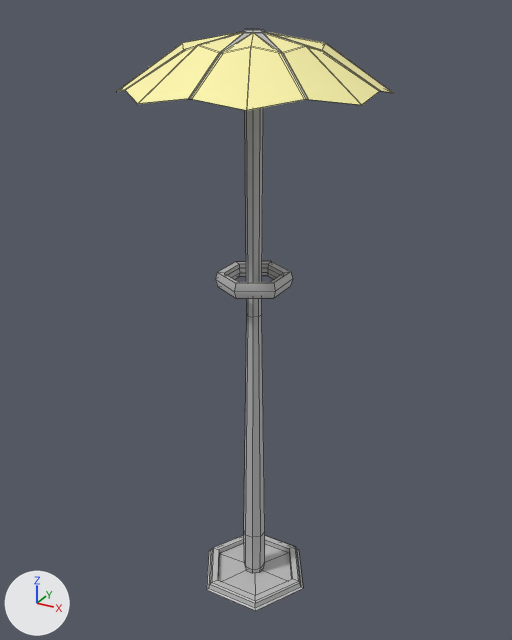
One commit to the FBX model ABM_UnityProject/Assets/Visuals/Models/Museum_Tree_02_a_Art.fbx: the scene before it, then after it.
Rendered twice from a 50 mm lens placed at (6.5, -11.75, 12.51), pointed at (-0.06, 0.19, 6.54). Every picture has the same lights, and +X, +Y and +Z are marked at lower left. Mesh edges are drawn as thin lines. Where no turn or scale is listed for an object, it has been applied to the vertices. Vertices at the same position are counted once.

Before the edit, the objects in view are built like this:
```python
me_mesh = bpy.data.meshes.new('Mesh')
me_mesh.from_pydata(...)  # 317 vertices, 317 faces; spans x -2.38..2.38, y -2.38..2.38, z 0.0..12.17
# faces by material slot: [108, 209]
me_mesh.materials.append(mat_phong3)  # beige #fff7ac
me_mesh.materials.append(mat_phong1)  # grey #bcbcbc
ob_museum_tree_02_a = bpy.data.objects.new('Museum_Tree_02_a', me_mesh)
ob_museum_tree_02_a.location = (0.0, 0.0, 0.0)
```
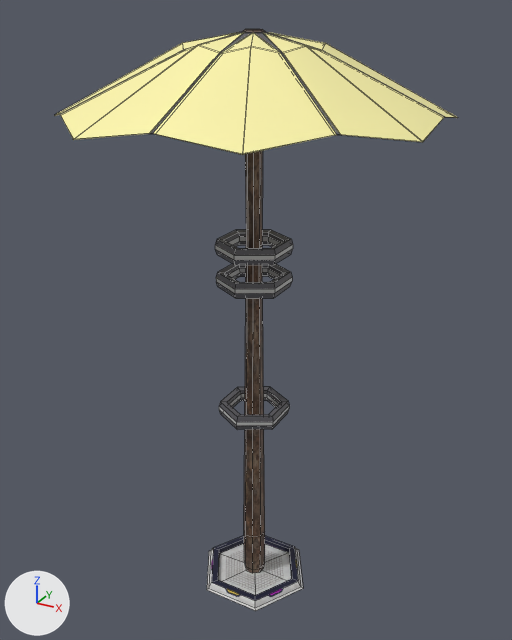
Boxes [x1, y1, x2, y2] around the edits, measured in the pictures (512 x 640 px; the box of a moved part takes in the faces that stretch with it):
'Museum_Tree_02_a', reshaped (46% wider): before [117, 29, 393, 611]; after [54, 29, 458, 611]
part 1 of me_mesh, added: after [215, 230, 293, 265]
part 2 of me_mesh, added: after [219, 387, 289, 430]
part 3 of me_mesh, moved or reshaped: before [117, 43, 393, 111]; after [54, 43, 458, 155]
part 4 of me_mesh, moved or reshaped: before [215, 108, 293, 537]; after [216, 151, 292, 537]
part 5 of me_mesh, cut back: before [209, 535, 301, 608]; after [209, 548, 301, 608]
part 6 of me_mesh, surface changed: [183, 32, 325, 278] in both
part 7 of me_mesh, recoloured: [184, 29, 321, 573] in both
part 8 of me_mesh, recoloured: [207, 536, 303, 609] in both

Edits to the bpy script that builds the scene:
```text
Add img_tileset_metal_02_albedo_tif:
    img_tileset_metal_02_albedo_tif = load_image('Tileset_Metal_02_Albedo.tif', '../Materials/Textures/Tileset_Metal_02_Albedo.tif', 512, 512, 'sRGB')
Add img_tileset_metal_03_albedo_tif:
    img_tileset_metal_03_albedo_tif = load_image('Tileset_Metal_03_Albedo.tif', '../Materials/Textures/Tileset_Metal_03_Albedo.tif', 512, 512, 'sRGB')
Add mat_phong4:
    mat_phong4 = principled_material('phong4')
    mat_phong4.texture = img_tileset_metal_02_albedo_tif
    mat_phong4.roughness = 0.553
Add mat_phong5:
    mat_phong5 = principled_material('phong5')
    mat_phong5.texture = img_tileset_metal_03_albedo_tif
    mat_phong5.roughness = 0.553
Change me_mesh:
    used by ob_museum_tree_02_a; location = (0.0, 0.0, 0.0)
    remove me_mesh.from_pydata(...)  # 317 vertices, 317 faces; spans x -2.38..2.38, y -2.38..2.38, z 0.0..12.17
    add me_mesh.from_pydata(...)  # 422 vertices, 417 faces; spans x -3.51..3.51, y -3.51..3.51, z 0.0..12.17
    me_mesh part 1: a new loose piece of 48 vertices spanning x -0.66..0.66, y -0.77..0.77, z 8.05..8.36
    me_mesh part 2: a new loose piece of 48 vertices spanning x -0.66..0.66, y -0.77..0.77, z 4.39..4.7
    me_mesh part 3
    6 vertices are removed from x -2.38..-1.77, y -0.15..1.52, z 11.11..11.25
    18 faces are deleted
    70 vertices move from x -2.33..2.38, y -2.38..2.38, z 11.11..11.25 to x -3.44..3.51, y -3.51..3.51, z 10.69..10.89
    15 vertices are added at x -3.51..-0.2, y -0.22..2.24, z 10.69..12.14
    8 new faces join them, mat_phong5 (picture img_tileset_metal_03_albedo_tif)
    14 new faces join them, mat_phong3 (beige #fff7ac)
    me_mesh part 4
    6 vertices are removed from x -0.68..0.68, y -0.78..0.78, z 7.52
    12 faces are deleted
    8 vertices move from x -0.14..0.14, y -0.14..0.14, z 6.75 to x -0.15..0.15, y -0.15..0.15, z 8.2
    6 vertices are added at (0.0, 0.77, 7.48), (-0.66, 0.38, 7.48), (-0.66, -0.38, 7.48), (0.0, -0.77, 7.48), (0.66, -0.38, 7.48), (0.66, 0.38, 7.48)
    6 new vertices lie (0.0, 0.0, 0.09) away from vertices in x -0.66..0.66, y -0.77..0.77, z 7.48
    6 new faces join them, mat_phong1 (grey #bcbcbc)
    12 new faces join them, mat_phong5 (picture img_tileset_metal_03_albedo_tif)
    me_mesh part 5
    6 vertices are removed from x -1.21..1.21, y -1.05..1.05, z 0.14
    12 faces are deleted
    6 new faces join them, mat_phong4 (picture img_tileset_metal_02_albedo_tif)
    me_mesh part 6: 275 kept faces spanning x -3.44..3.51, y -3.51..3.51, z 0.0..12.17 get new texture (UV) coordinates
    me_mesh part 7: 146 faces spanning x -3.44..3.44, y -3.44..3.44, z 0.07..12.17 switch from mat_phong1 (grey #bcbcbc) to mat_phong5 (picture img_tileset_metal_03_albedo_tif)
    me_mesh part 8: 25 faces spanning x -1.31..1.31, y -1.13..1.13, z 0.0..7.47 switch from mat_phong1 (grey #bcbcbc) to mat_phong4 (picture img_tileset_metal_02_albedo_tif)
```
